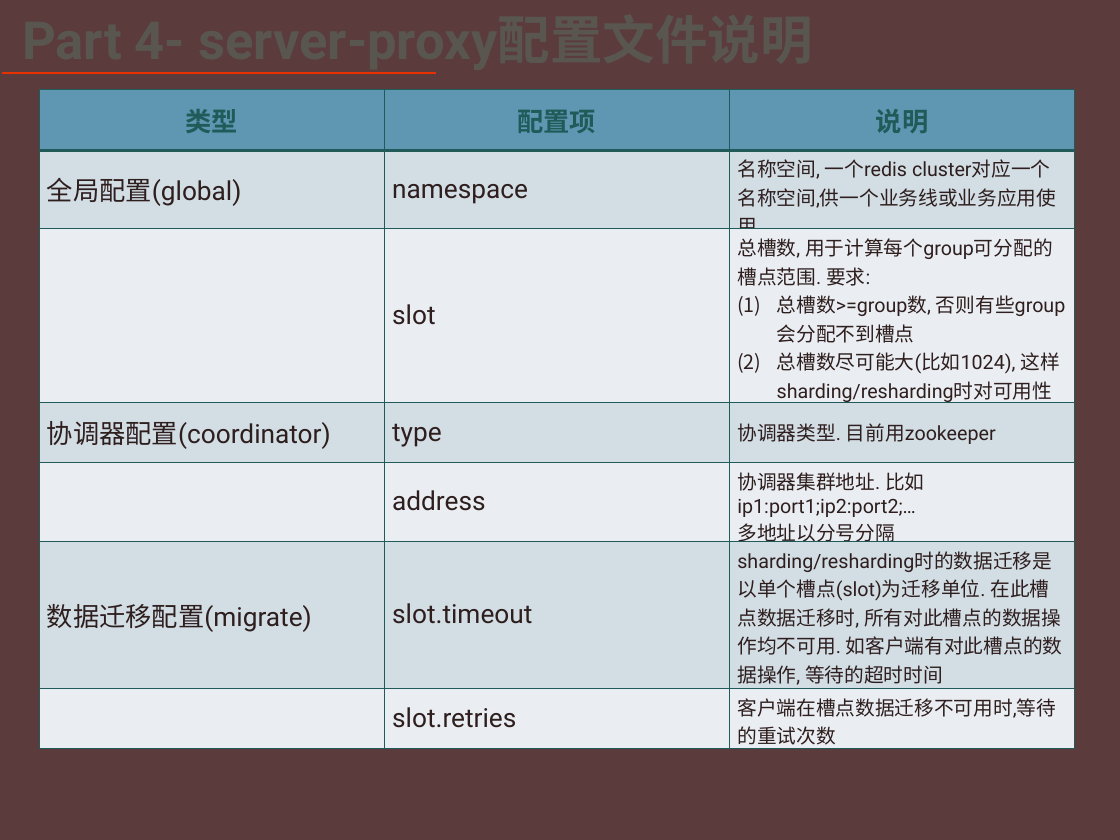
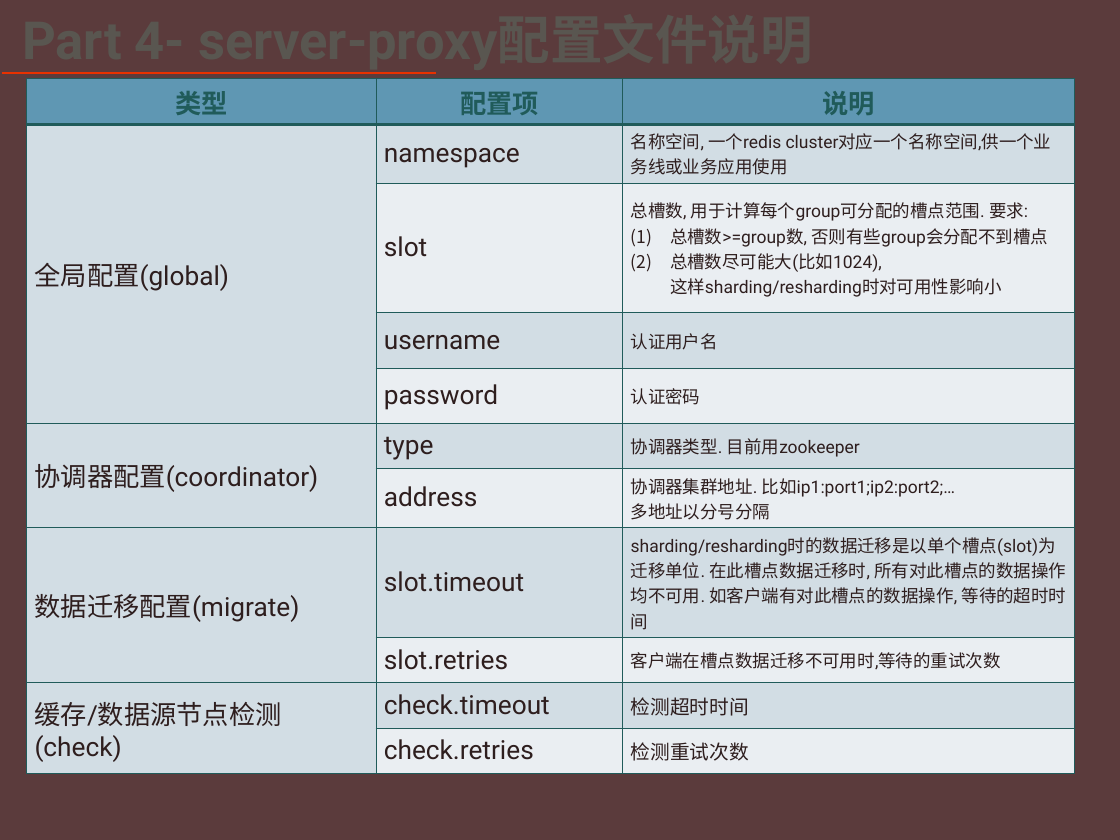
Before and after one commit to 18965050/-, a slide deck: slide 25 of 基于多数据库的分布式缓存系统方案设计.pptx (slide 22 before the commit). Drawn at 1120x840 pixels with LibreOffice and Linux fonts; fonts in the diff are those of the drawing; background and template pictures are left out. Boxes give left, top, right and bottom in pixels: in the first picture for what was removed or moved away, otherwise in the second. Text is boxed around its words. In the diff, an @@ line names an element or a change of style, - is before the commit and + after.

```diff
--- a/基于多数据库的分布式缓存系统方案设计.pptx
+++ b/基于多数据库的分布式缓存系统方案设计.pptx
@@ table at [27, 79, 1075, 773] @@
+row 4:  | username | 认证用户名
+row 5:  | password | 认证密码
+row 10: 缓存/数据源节点检测(check) | check.timeout | 检测超时时间
+row 11:  | check.retries | 检测重试次数
@@ table: place and size @@
-table at [39, 90, 1074, 754]
+table at [27, 79, 1075, 773]
```
Also in this commit, not shown: 19 other slides changed, 4 slides added, 1 slide removed, 5 other files.
